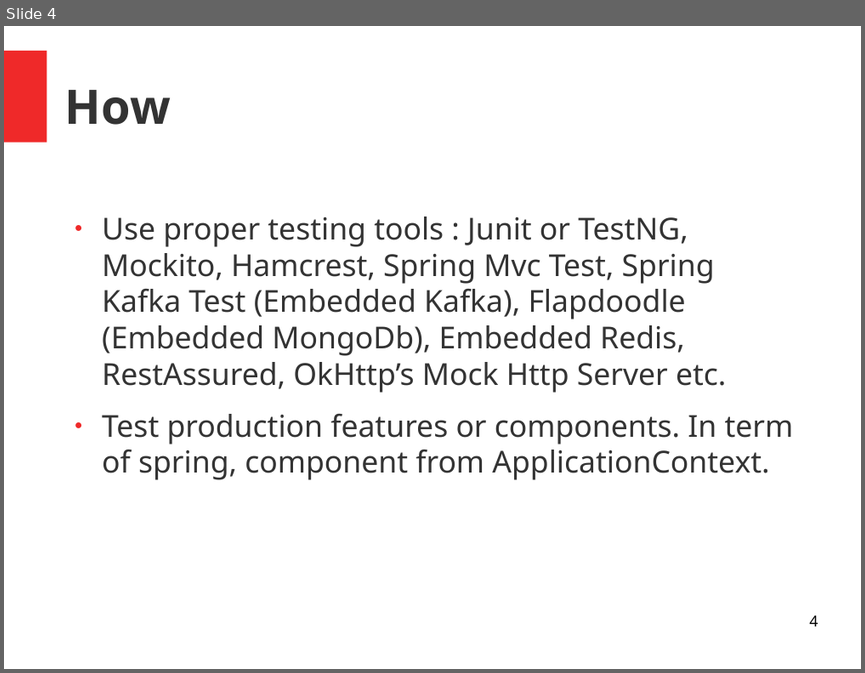
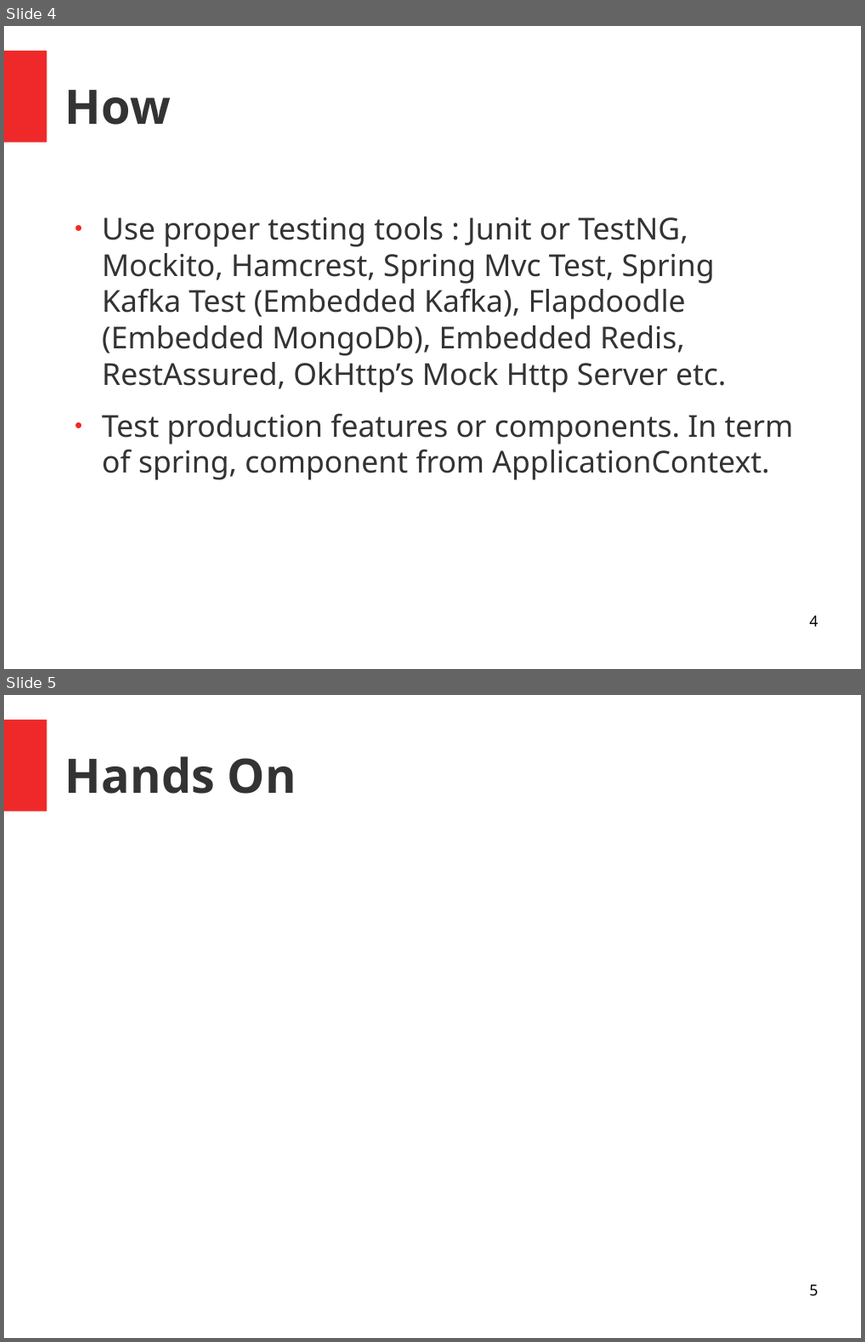
Before and after one commit to mzakyalvan/spring-test-sharing, a slide deck: src/main/resources/presentation.odp. Shown one above the other, each under a label of ours: slide 4 before the commit, slides 4 and 5 after it. The pictures are 865x673 and 865x1342 pixels, drawn with LibreOffice and Linux fonts; fonts in the diff are those of the drawing. Boxes give left, top, right and bottom in pixels: in the first picture for what was removed or moved away, otherwise in the second. Text is boxed around its words. In the diff, an @@ line names an element or a change of style, - is before the commit and + after.

```diff
--- a/src/main/resources/presentation.odp
+++ b/src/main/resources/presentation.odp
@@ slide 5 added at box(4, 695, 861, 1338), background #FFFFFF; not listed: 1 template element that a slide beside it also shows @@
@@ title added at box(65, 756, 296, 794), 44 pt, text #333333, bold @@
+Hands On
@@ page number added at box(809, 1284, 817, 1296), 14 pt, text #000000 @@
+5
```
Also in this commit, not shown: 2 slides changed, 10 other files.
